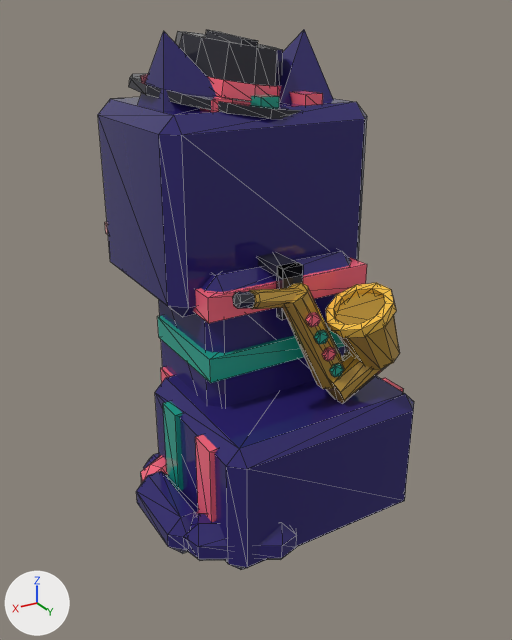
One commit to the glTF model assets/cat-cafe/exports/CatCafe_Cat_Neon_Sit.glb: the scene before it, then after it.
Both versions are drawn from a 50 mm lens placed at (1.39, 2.277, 1.899), pointed at (0.097, 0.121, 0.821). Lighting does not change. The marker at lower left points along +X, +Y and +Z. The first picture is the older version. Mesh edges are drawn as thin lines. Vertices at exactly the same position are counted once.

Names of what the first picture shows: 'CatCafe_Cat_Neon_Sit_Body', 'CatCafe_Cat_Neon_Sit_EarL', 'CatCafe_Cat_Neon_Sit_EarR', 'CatCafe_Cat_Neon_Sit_Head', 'CatCafe_Cat_Neon_Sit_Prop', 'CatCafe_Cat_Neon_Sit_Prop2', 'CatCafe_Cat_Neon_Sit_Tail'.
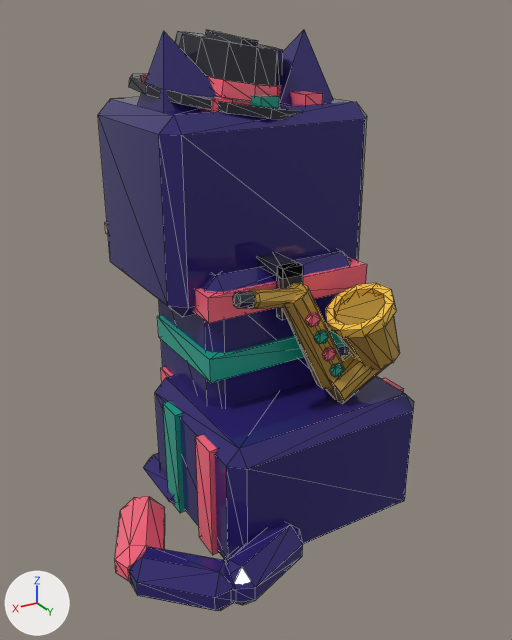
The change, as JSON lines over the scene's bpy script:
```json
{"block": "me_catcafe_cat_neon_sit_tail", "where": "# used by ob_catcafe_cat_neon_sit_tail; location = (0.19, 0.513, 0.104)"}
{"op": "remove", "block": "me_catcafe_cat_neon_sit_tail", "code": "me_catcafe_cat_neon_sit_tail.from_pydata(...)  # 72 vertices, 132 faces; spans x -0.039..0.398, y -0.782..0.06, z -0.086..0.086"}
{"op": "add", "block": "me_catcafe_cat_neon_sit_tail", "code": "me_catcafe_cat_neon_sit_tail.from_pydata(...)  # 72 vertices, 132 faces; spans x -0.037..0.613, y -0.461..0.184, z -0.086..0.086"}
{"block": "me_catcafe_cat_neon_sit_tail", "change": "me_catcafe_cat_neon_sit_tail part 1: 72 of 72 vertices moved; they spanned x -0.039..0.398, y -0.782..0.06, z -0.086..0.086 and now span x -0.037..0.613, y -0.461..0.184, z -0.086..0.086; mean shift (0.146, 0.288, 0.0)"}
```

Location of each change, [x1, y1, x2, y2] in pixels of the pictures (512 x 640 px):
```json
{"object": "CatCafe_Cat_Neon_Sit_Tail", "change": "reshaped", "before": [136, 455, 297, 561], "after": [115, 496, 303, 611]}
```
